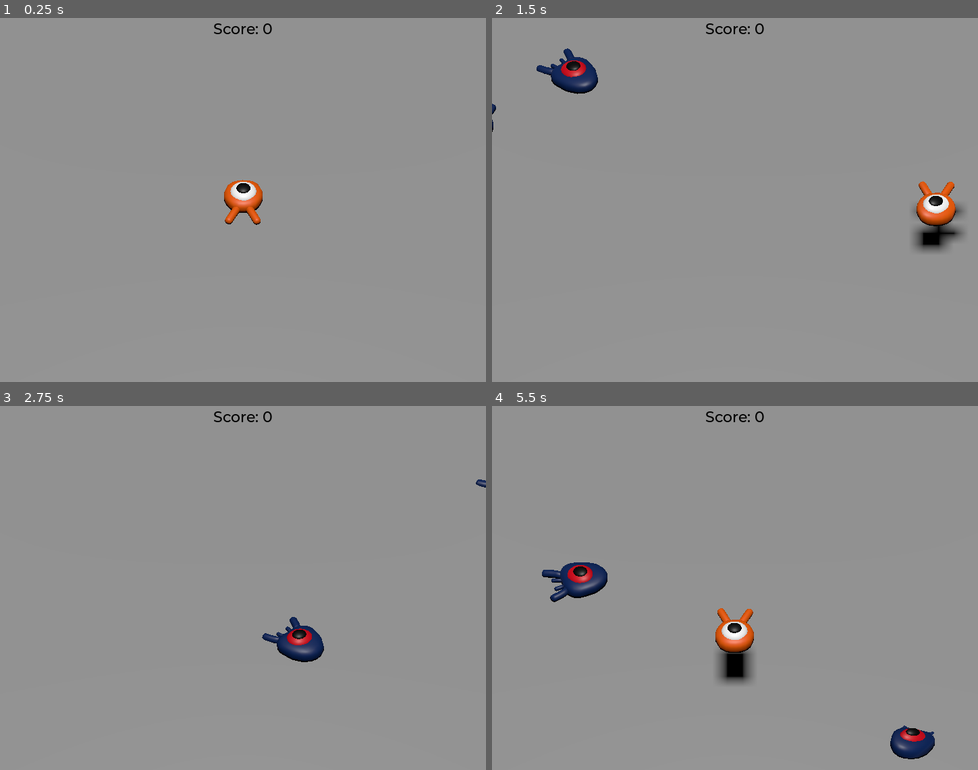
Above: before the commit, frames 1-4 (two rows, left to right).
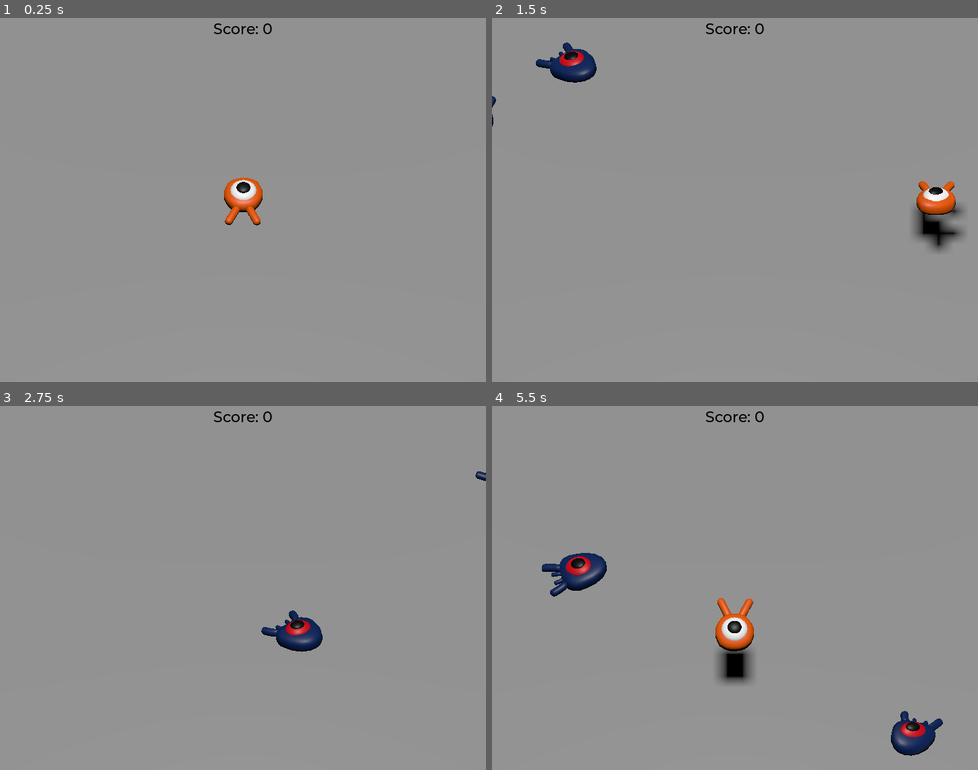
Above: after the commit, the same moments.

Repository: gbstorey/godot_docs_3d_tutorial
Game: Godot game, scene res://main.tscn
Two runs of this game, one before a commit and one after it. Both use one fixed random seed, a clock stepped at 60 frames per second and the inputs below.
Inputs:
- Up to frame 1 (0.25 s): no input
- Up to frame 2 (1.5 s): tap Enter (ui_accept) at 0.5 s; hold Right (move_right) 0.53-1.28 s; tap Space (jump) at 0.6, 0.77, 1.07, 1.35 s; hold Down (move_back) from 1.28 s (still down)
- Up to frame 3 (2.75 s): tap Space (jump) at 1.52, 1.82, 2.1 s; release Down (move_back) at 2.03 s; hold Right (move_right) from 2.03 s (still down)
- Up to frame 4 (5.5 s): release Right (move_right) at 2.78 s; hold Up (move_forward) 2.78-3.53 s; tap Space (jump) at 2.85, 3.02, 3.32, 3.6, 3.77, 4.07, 4.35, 4.52, 4.82, 5.1 s; hold Left (move_left) 3.53-5.03 s; hold Down (move_back) from 5.03 s (still down)

The runs differ from the first frame. In frame 1, 0.2% of the frame differs, in the area x 46-55%, y 43-58%; in frame 2, 2.0%; in frame 3, 1.0%; in frame 4, 2.3%, in the area x 10-93%, y 40-98%.

Commit message:
Player and mob floating animation

Diff:
--- a/mob.tscn
+++ b/mob.tscn
@@ -1,20 +1,83 @@
-[gd_scene load_steps=4 format=3 uid="uid://c5pffh8ijdrli"]
+[gd_scene load_steps=7 format=3 uid="uid://c5pffh8ijdrli"]
 
-[ext_resource type="Script" path="res://Mob.gd" id="1_keb8x"]
+[ext_resource type="Script" path="res://mob.gd" id="1_ce1h4"]
 [ext_resource type="PackedScene" uid="uid://dujuyyq0xocsk" path="res://art/mob.glb" id="2_4i0vc"]
 
 [sub_resource type="BoxShape3D" id="BoxShape3D_nknqo"]
 size = Vector3(1.89478, 0.908661, 2.74802)
 
+[sub_resource type="Animation" id="Animation_xaodr"]
+length = 0.001
+tracks/0/type = "value"
+tracks/0/imported = false
+tracks/0/enabled = true
+tracks/0/path = NodePath("Pivot/Character:position")
+tracks/0/interp = 1
+tracks/0/loop_wrap = true
+tracks/0/keys = {
+"times": PackedFloat32Array(0),
+"transitions": PackedFloat32Array(1),
+"update": 0,
+"values": [Vector3(0, 0, 0)]
+}
+tracks/1/type = "value"
+tracks/1/imported = false
+tracks/1/enabled = true
+tracks/1/path = NodePath("Pivot/Character:rotation")
+tracks/1/interp = 1
+tracks/1/loop_wrap = true
+tracks/1/keys = {
+"times": PackedFloat32Array(0),
+"transitions": PackedFloat32Array(1),
+"update": 0,
+"values": [Vector3(0, 0, 0)]
+}
+
+[sub_resource type="Animation" id="Animation_76v1d"]
+resource_name = "float"
+length = 1.2
+loop_mode = 1
+tracks/0/type = "value"
+tracks/0/imported = false
+tracks/0/enabled = true
+tracks/0/path = NodePath("Pivot/Character:position")
+tracks/0/interp = 1
+tracks/0/loop_wrap = true
+tracks/0/keys = {
+"times": PackedFloat32Array(0.3, 0.5, 1.2),
+"transitions": PackedFloat32Array(0.420448, 0.435275, 2),
+"update": 0,
+"values": [Vector3(0, 0, 0), Vector3(0, 0.65, 0), Vector3(0, 0.35, 0)]
+}
+tracks/1/type = "value"
+tracks/1/imported = false
+tracks/1/enabled = true
+tracks/1/path = NodePath("Pivot/Character:rotation")
+tracks/1/interp = 1
+tracks/1/loop_wrap = true
+tracks/1/keys = {
+"times": PackedFloat32Array(0.1, 0.5, 1.2),
+"transitions": PackedFloat32Array(0.420448, 0.435275, 2),
+"update": 0,
+"values": [Vector3(0, 0, 0), Vector3(0.139626, 0, 0), Vector3(-0.15708, 0, 0)]
+}
+
+[sub_resource type="AnimationLibrary" id="AnimationLibrary_grrnv"]
+_data = {
+"RESET": SubResource("Animation_xaodr"),
+"float": SubResource("Animation_76v1d")
+}
+
 [node name="Mob" type="CharacterBody3D" groups=["mob"]]
 collision_layer = 2
 collision_mask = 0
-script = ExtResource("1_keb8x")
+script = ExtResource("1_ce1h4")
 
 [node name="Pivot" type="Node3D" parent="."]
 metadata/_edit_group_ = true
 
 [node name="Character" parent="Pivot" instance=ExtResource("2_4i0vc")]
+transform = Transform3D(1, 0, 0, 0, 1, 0, 0, 0, 1, 0, 0, 0)
 
 [node name="CollisionShape3D" type="CollisionShape3D" parent="."]
 transform = Transform3D(1, 0, 0, 0, 1, 0, 0, 0, 1, -0.024303, 0.354064, 0.406205)
@@ -24,4 +87,10 @@
 transform = Transform3D(1, 0, 0, 0, 1, 0, 0, 0, 1, 0.0141032, 0.00959563, 0.306077)
 aabb = AABB(-1.14078, -1, -1.72973, 2.28156, 2, 3.47801)
 
+[node name="AnimationPlayer" type="AnimationPlayer" parent="."]
+libraries = {
+"": SubResource("AnimationLibrary_grrnv")
+}
+autoplay = "float"
+
 [connection signal="screen_exited" from="VisibleOnScreenNotifier3D" to="." method="_on_visible_on_screen_notifier_3d_screen_exited"]
--- a/player.gd
+++ b/player.gd
@@ -24,6 +24,10 @@
 	if direction != Vector3.ZERO:
 		direction = direction.normalized()
 		$Pivot.look_at(position + direction, Vector3.UP)
+	if direction != Vector3.ZERO:
+		$AnimationPlayer.speed_scale = 4
+	else:
+		$AnimationPlayer.speed_scale = 1
 	# Modify velocity vector based on new direction
 	target_velocity.x = direction.x * speed
 	target_velocity.z = direction.z * speed
@@ -48,6 +52,7 @@
 		target_velocity.y = jump_impulse
 	# Smooth engine movement
 	move_and_slide()
+	$Pivot.rotation.x = PI/6 * velocity.y/jump_impulse
 
 
 func die():
--- a/player.tscn
+++ b/player.tscn
@@ -9,6 +9,68 @@
 [sub_resource type="CylinderShape3D" id="CylinderShape3D_7gb8a"]
 height = 0.55486
 radius = 1.20878
+
+[sub_resource type="Animation" id="Animation_xaodr"]
+length = 0.001
+tracks/0/type = "value"
+tracks/0/imported = false
+tracks/0/enabled = true
+tracks/0/path = NodePath("Pivot/Character:position")
+tracks/0/interp = 1
+tracks/0/loop_wrap = true
+tracks/0/keys = {
+"times": PackedFloat32Array(0),
+"transitions": PackedFloat32Array(1),
+"update": 0,
+"values": [Vector3(0, 0, 0)]
+}
+tracks/1/type = "value"
+tracks/1/imported = false
+tracks/1/enabled = true
+tracks/1/path = NodePath("Pivot/Character:rotation")
+tracks/1/interp = 1
+tracks/1/loop_wrap = true
+tracks/1/keys = {
+"times": PackedFloat32Array(0),
+"transitions": PackedFloat32Array(1),
+"update": 0,
+"values": [Vector3(0, 0, 0)]
+}
+
+[sub_resource type="Animation" id="Animation_76v1d"]
+resource_name = "float"
+length = 1.2
+loop_mode = 1
+tracks/0/type = "value"
+tracks/0/imported = false
+tracks/0/enabled = true
+tracks/0/path = NodePath("Pivot/Character:position")
+tracks/0/interp = 1
+tracks/0/loop_wrap = true
+tracks/0/keys = {
+"times": PackedFloat32Array(0.3, 0.5, 1.2),
+"transitions": PackedFloat32Array(0.420448, 0.435275, 2),
+"update": 0,
+"values": [Vector3(0, 0, 0), Vector3(0, 0.65, 0), Vector3(0, 0.35, 0)]
+}
+tracks/1/type = "value"
+tracks/1/imported = false
+tracks/1/enabled = true
+tracks/1/path = NodePath("Pivot/Character:rotation")
+tracks/1/interp = 1
+tracks/1/loop_wrap = true
+tracks/1/keys = {
+"times": PackedFloat32Array(0.1, 0.5, 1.2),
+"transitions": PackedFloat32Array(0.420448, 0.435275, 2),
+"update": 0,
+"values": [Vector3(0, 0, 0), Vector3(0.139626, 0, 0), Vector3(-0.15708, 0, 0)]
+}
+
+[sub_resource type="AnimationLibrary" id="AnimationLibrary_grrnv"]
+_data = {
+"RESET": SubResource("Animation_xaodr"),
+"float": SubResource("Animation_76v1d")
+}
 
 [node name="Player" type="CharacterBody3D"]
 collision_mask = 6
@@ -31,4 +93,10 @@
 transform = Transform3D(1, 0, 0, 0, 1, 0, 0, 0, 1, 0, 0.341672, 0)
 shape = SubResource("CylinderShape3D_7gb8a")
 
+[node name="AnimationPlayer" type="AnimationPlayer" parent="."]
+libraries = {
+"": SubResource("AnimationLibrary_grrnv")
+}
+autoplay = "float"
+
 [connection signal="body_entered" from="MobDetector" to="." method="_on_mob_detector_body_entered"]
Not shown: 1 places in player.tscn that only renumber resources
